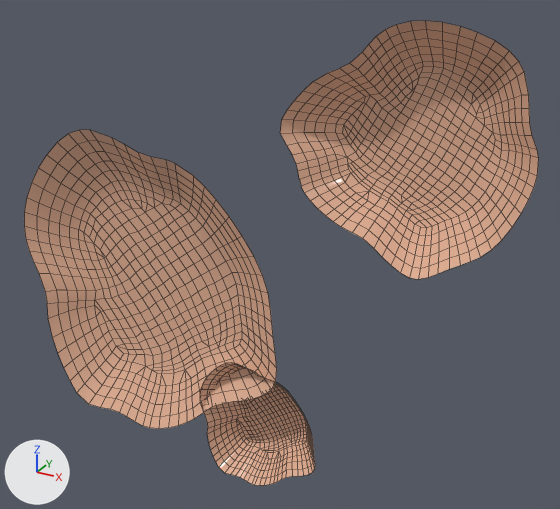
A saved change to the FBX model Assets/FBX-Exports/Me_Island.fbx.
The view is the same before and after, from a 50 mm camera at (56.5, -68.6, 42.7) aimed at (17.6, 2.2, 7.3). Lighting does not change. The marker at lower left points along +X, +Y and +Z. Mesh edges are drawn as thin lines. Where no turn or scale is listed for an object, it has been applied to the vertices.

Objects in the first picture: 'Me_Island'.
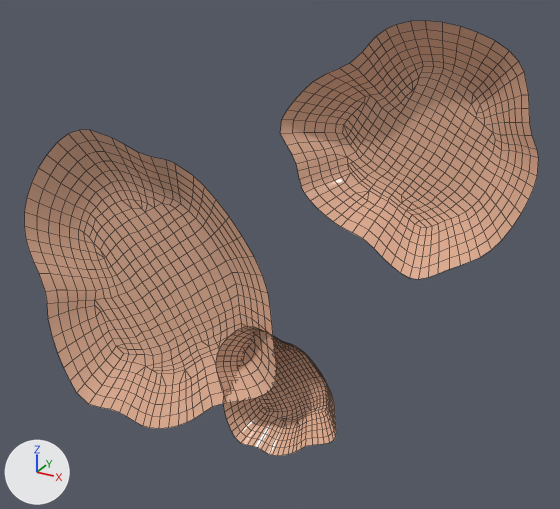
Changed parts and their boxes (x1, y1, x2, y2) in the pictures (560 x 509 px; the box of a moved part takes in the faces that stretch with it):
'Me_Island', reshaped (6% shorter): before (24, 21, 539, 486); after (24, 21, 539, 456)
part 1 of me_mesh, moved or reshaped: before (200, 363, 315, 486); after (216, 327, 336, 456)

Patch to the scene script:
```diff
--- a/Assets/FBX-Exports/Me_Island.fbx.py
+++ b/Assets/FBX-Exports/Me_Island.fbx.py
@@ me_mesh @@
 me_mesh.from_pydata(...)  # 1878 vertices, 1803 faces; spans x -17.5..45.2, y -2.6..1.5, z -22.3..34.4
 # used by ob_me_island; location = (0.0, 0.0, 0.0)
+# me_mesh part 1: the loose piece of 626 vertices spanning x 8.9..24.8, y -2.6..1.5, z -22.3..-5.5 is moved by (2.6, 0.0, 5.5)
 me_mesh.materials.append(mat_material__26)
```
